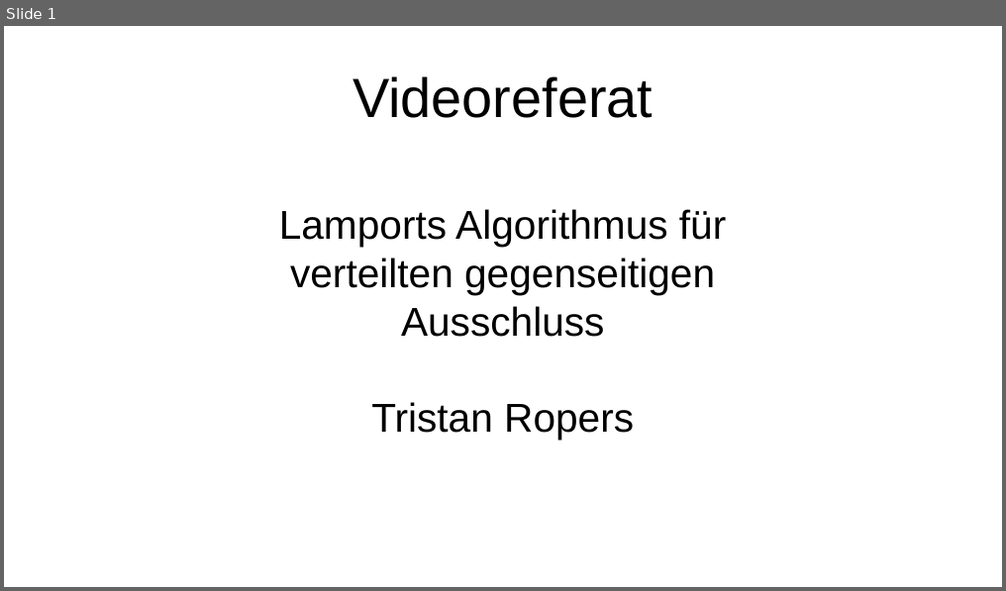
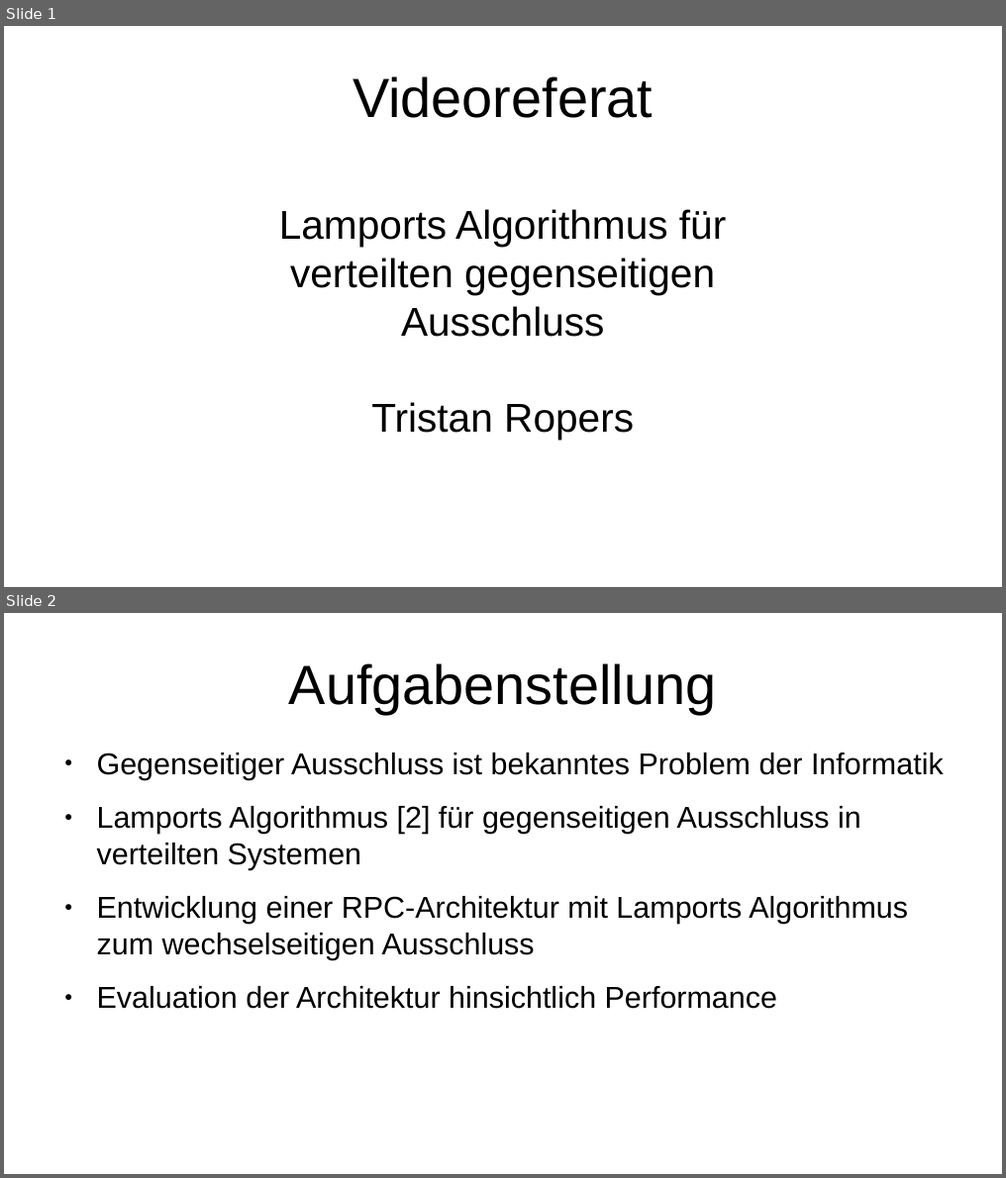
Before and after one commit to tropers/vs-wise202021-ausarbeitung, a slide deck: presentation/presentation.odp. Shown one above the other, each under a label of ours: slide 1 before the commit, slides 1 and 2 after it. The pictures are 1006x591 and 1006x1178 pixels, drawn with LibreOffice and Linux fonts; fonts in the diff are those of the drawing. Boxes give left, top, right and bottom in pixels: in the first picture for what was removed or moved away, otherwise in the second. Text is boxed around its words. In the diff, an @@ line names an element or a change of style, - is before the commit and + after.

```diff
--- a/presentation/presentation.odp
+++ b/presentation/presentation.odp
@@ slide 2 added at [4, 613, 1002, 1174], background #FFFFFF @@
@@ title added at [289, 663, 717, 714], 44 pt, text #000000 @@
+Aufgabenstellung
@@ text added at [97, 753, 944, 1009], 24 pt, text #000000 @@
+● Gegenseitiger Ausschluss ist bekanntes Problem der Informatik
+● Lamports Algorithmus [2] für gegenseitigen Ausschluss in verteilten Systemen
+● Entwicklung einer RPC-Architektur mit Lamports Algorithmus zum wechselseitigen Ausschluss
+● Evaluation der Architektur hinsichtlich Performance
```
Also in this commit, not shown: 13 other slides added, 1 slide removed, 9 other files.
